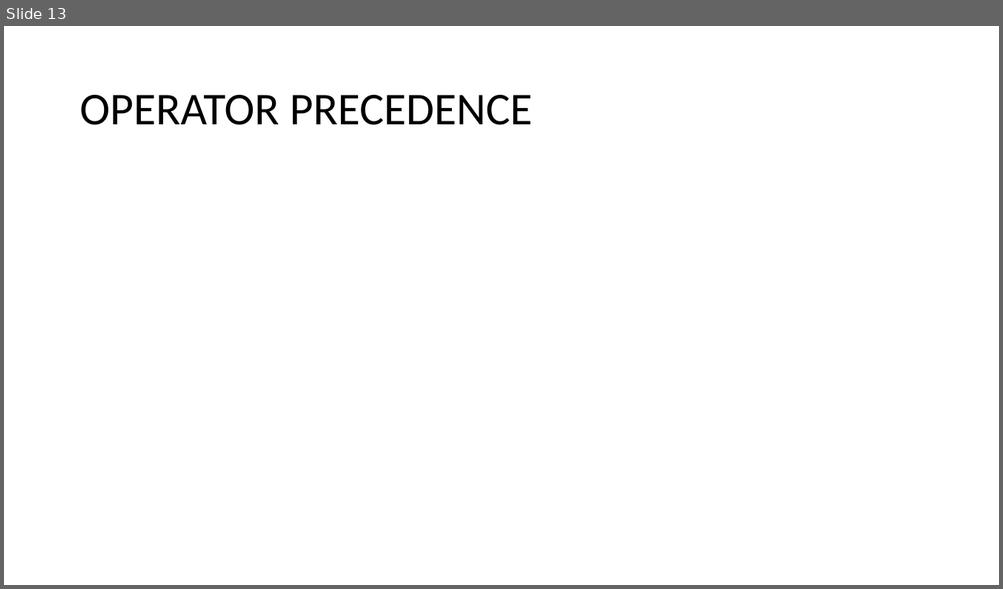
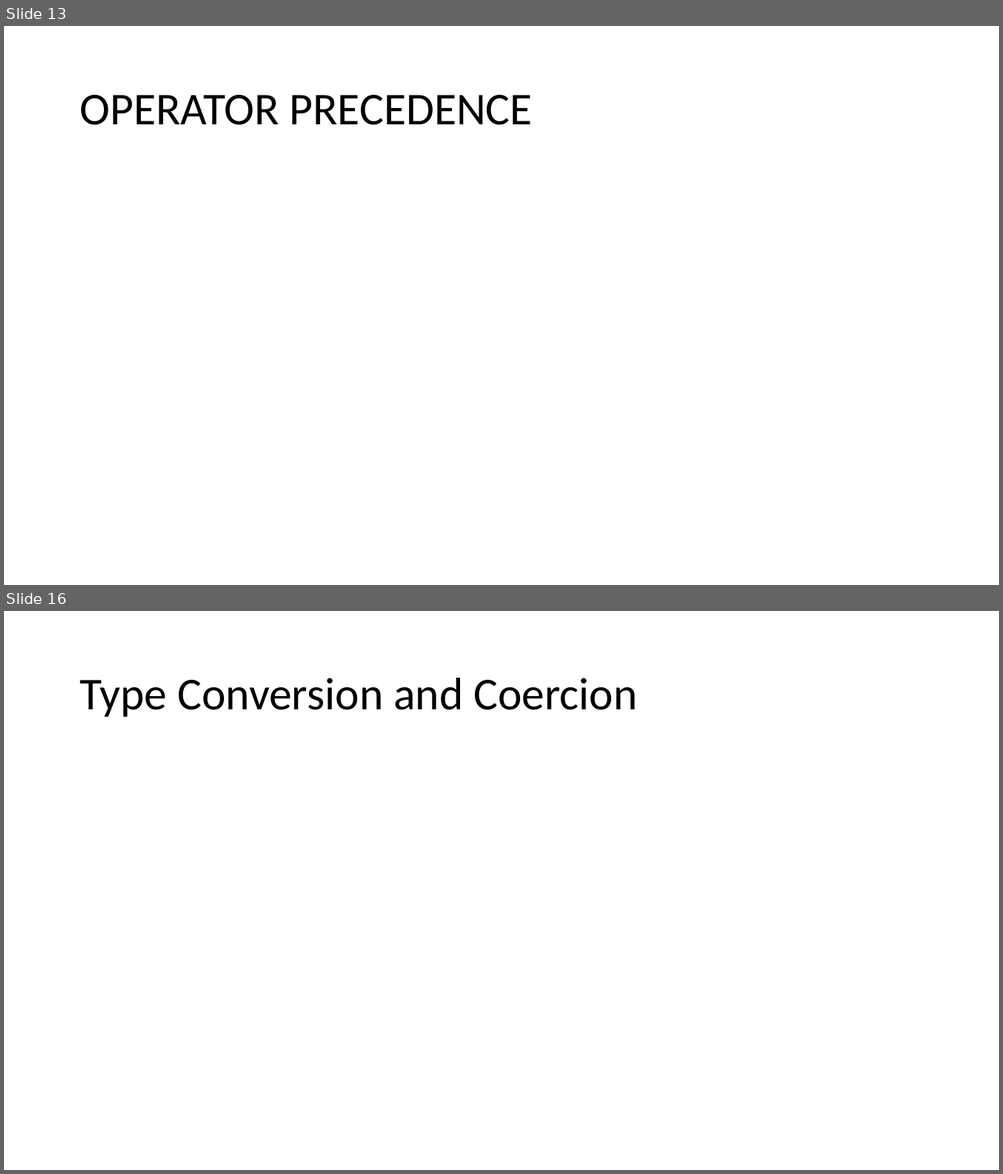
Before and after one commit to PiyushChaturvedii/Batch05, a slide deck: JavaScript.pptx. Shown one above the other, each under a label of ours: slide 13 before the commit, slides 13 and 16 after it; the slides between them are not shown. The pictures are 1003x589 and 1003x1174 pixels, drawn with LibreOffice and Linux fonts; fonts in the diff are those of the drawing. Boxes give left, top, right and bottom in pixels: in the first picture for what was removed or moved away, otherwise in the second. Text is boxed around its words. In the diff, an @@ line names an element or a change of style, - is before the commit and + after.

```diff
--- a/JavaScript.pptx
+++ b/JavaScript.pptx
@@ slide 16 added at [4,611,999,1170], background #FFFFFF @@
@@ title added at [79,678,637,717], 44 pt, text #000000 @@
+Type Conversion and Coercion
```
Also in this commit, not shown: 2 other slides added, 3 other files.
